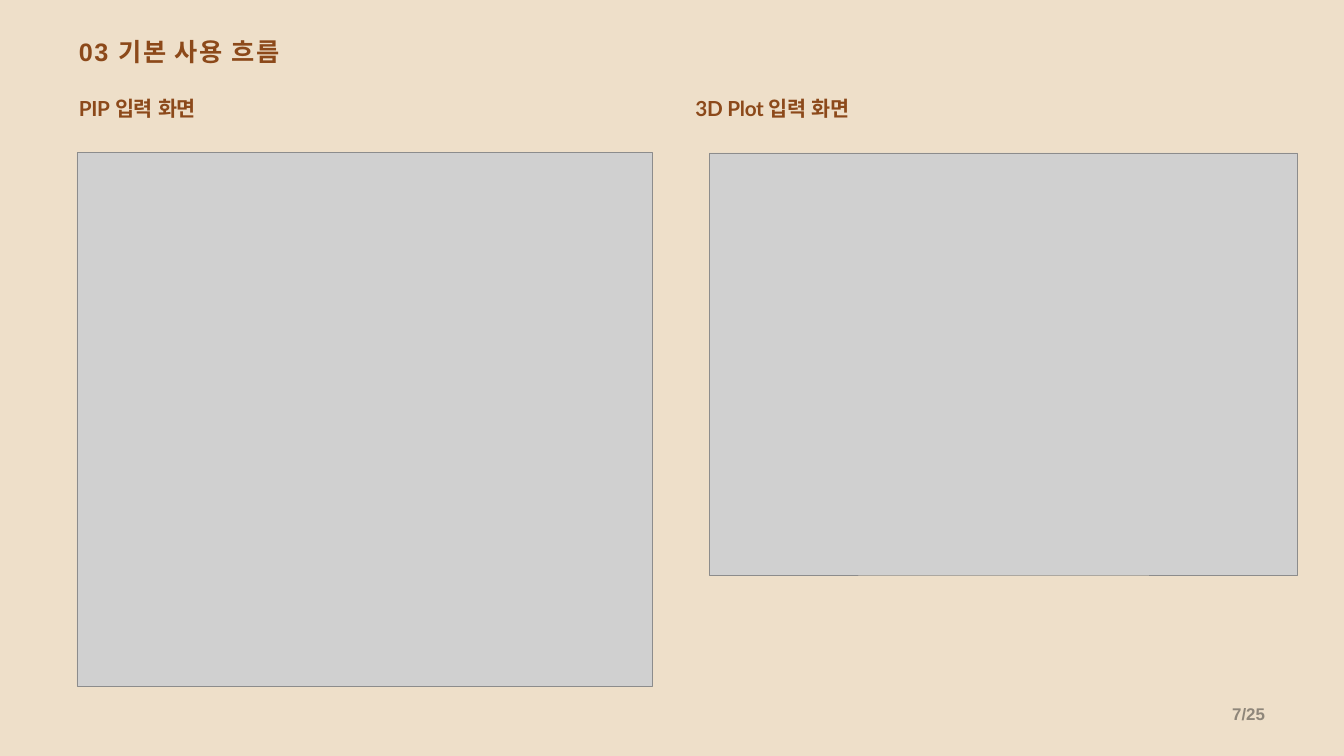
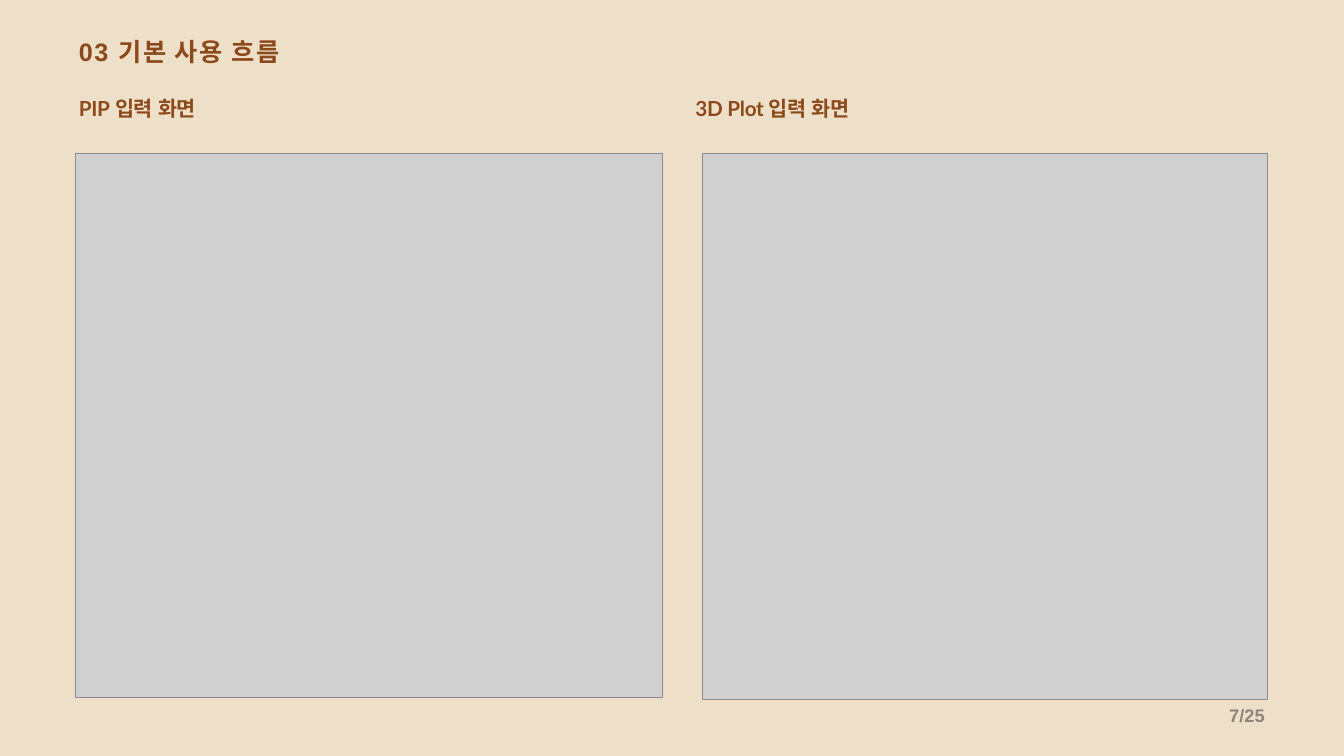
Before and after one commit to CWKIM113/CathPlot_Pub, a slide deck: slide 7 of CathPlot_발표.pptx. Drawn at 1344x756 pixels with LibreOffice and Linux fonts; fonts in the diff are those of the drawing; grey boxes stand for pictures. Boxes give left, top, right and bottom in pixels: in the first picture for what was removed or moved away, otherwise in the second. Text is boxed around its words. In the diff, an @@ line names an element or a change of style, - is before the commit and + after.

```diff
--- a/CathPlot_발표.pptx
+++ b/CathPlot_발표.pptx
@@ picture: place and size @@
-picture at [77, 153, 653, 686]
+picture at [76, 153, 663, 697]
@@ picture: place and size @@
-picture at [710, 153, 1298, 575]
+picture at [702, 153, 1267, 700]
@@ text "7/25" at [1229, 709, 1264, 722]: size 18 to 19.5 pt @@
```
Also in this commit, not shown: 18 other slides changed, 1 other file.
